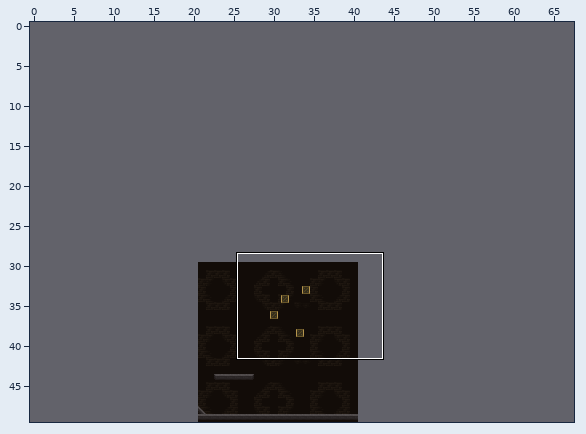
Tiled map -- Resources/Spaceship_big.tmx. Above, an overview of the earlier version with the close-up marked.
Close-up. Earlier state:
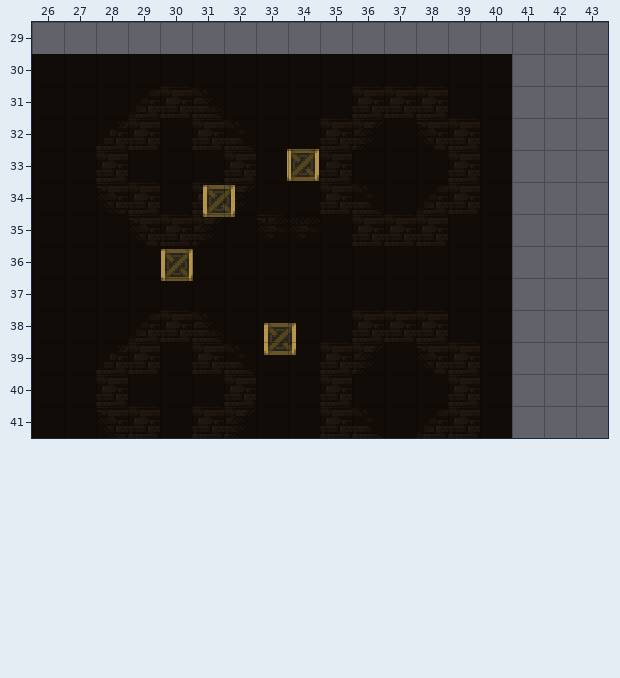
Cells are 32x32 px. Shown: x 26..43, y 29..41. The commit also changed other parts of the map, which this record leaves out. The old version is drawn lined up with the new one.
And afterwards:
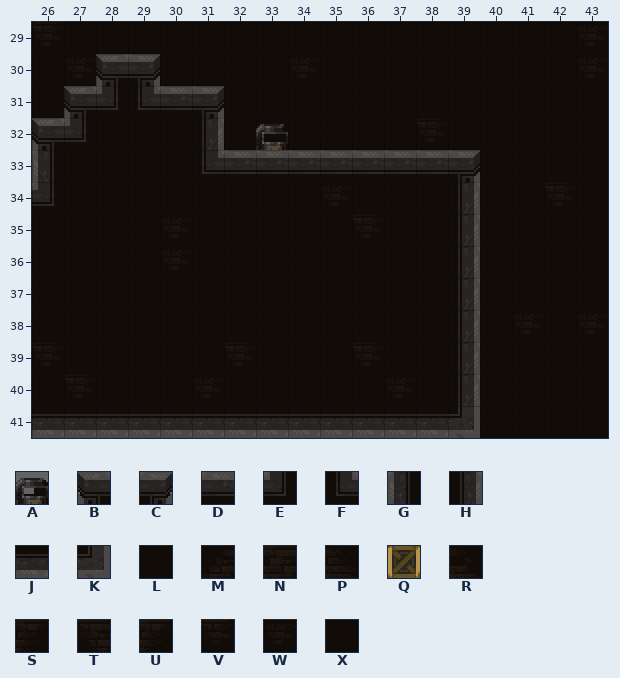
Key: from "Spaceship_Tileset_big": A 63, B 351, C 353, D 359, E 376, F 378, G 400, H 404, J 452, K 453, L 461, M 488, N 489, P 490, Q 502 "box", R 516, S 520, T 562, U 590, V 592, W 593, X 594.
_ is an empty cell, # one hidden under a higher layer.
Objects are placed by their top-left corner, in cells (3,4 is the top-left corner of cell 3,4); size is 1x1 cell unless given.
Tiles replaced or removed in this view: L, M, N, P, R, S, T, U.
Diff:
Changed rows in their new state; . is an unchanged cell.
map size 20x20 -> 68x50 cells (old content now starts at 21,30; both pictures use the new coordinates)
Layer "Background":
first column x 26:
29 VLLLLLLLLLLLLLLLLW
30 ...X...........LLW
31 ...##L.........LLL
32 .....#.........LLL
33 .....##..#...L.XLL
34 .....LL......#.LVL
35 .....L.........LLL
36 ....W..........LLL
37 ...............LLL
38 .......X.....#.WLW
39 .............#.LXL
40 .............#.XLL
41 ..#####..##.##.XLL
Layer "Foreground":
first column x 26:
30 ..BC..........
31 .BEFDC........
32 BE...H.A......
33 G....FDDDDDDDC
34 E............H
35 .............H
36 .............H
37 .............H
38 .............H
39 .............H
40 .............H
41 JJJJJJJJJJJJJK
Layer "ObjectLayer":
removed: Q "box" at 34,33
removed: Q "box" at 31.3,34.1
removed: Q "box" at 30,36.1
removed: Q "box" at 33.2,38.4
Pixel boxes of the changes (left, top, right, bottom) in both close-ups:
changed: (32, 22, 608, 438)
